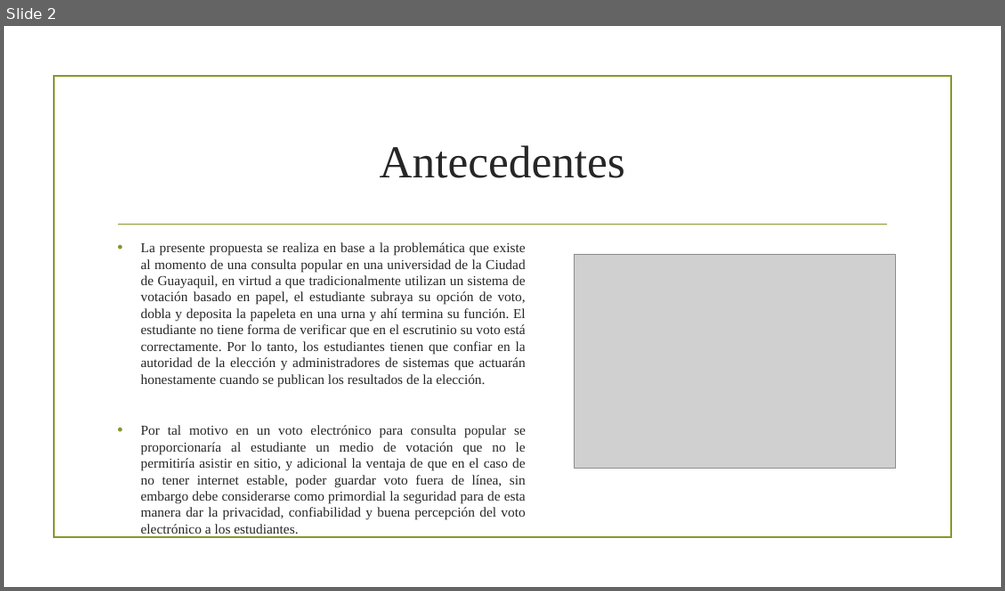
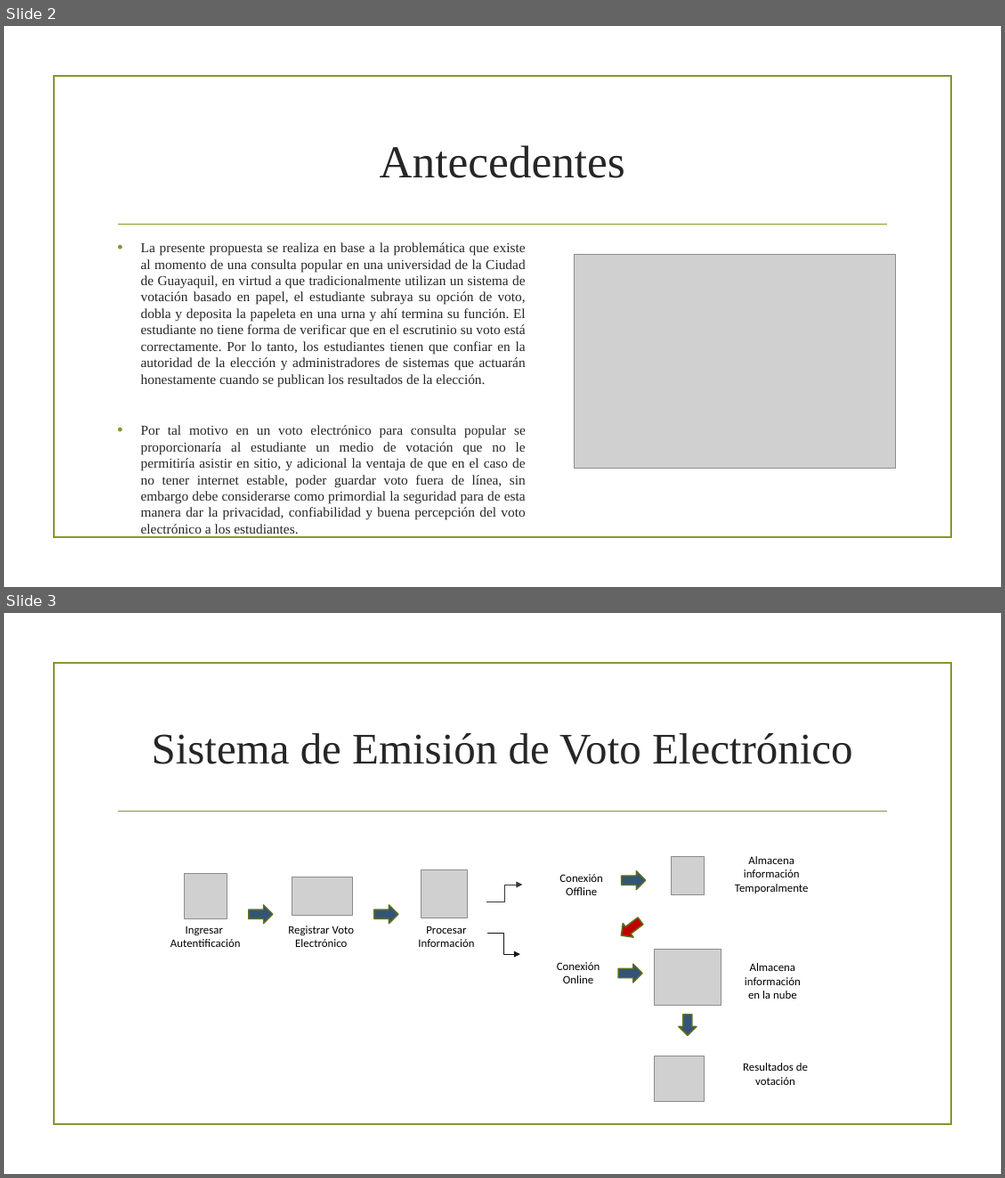
Before and after one commit to karin-romero/WT-Project, a slide deck: group6/Voto_Presentacion.pptx. Shown one above the other, each under a label of ours: slide 2 before the commit, slides 2 and 3 after it. The pictures are 1005x591 and 1005x1178 pixels, drawn with LibreOffice and Linux fonts; fonts in the diff are those of the drawing; grey boxes stand for pictures; background and template pictures are left out. Boxes give left, top, right and bottom in pixels: in the first picture for what was removed or moved away, otherwise in the second. Text is boxed around its words. In the diff, an @@ line names an element or a change of style, - is before the commit and + after.

```diff
--- a/group6/Voto_Presentacion.pptx
+++ b/group6/Voto_Presentacion.pptx
@@ slide 3 added at (4,613,1001,1174), background picture (left out); not listed: 2 template elements that a slide beside it also shows @@
@@ title added at (152,733,853,764), 42 pt, text #262626 @@
+Sistema de Emisión de Voto Electrónico
@@ group added at (170,856,809,1102): 8 texts, 6 pictures, 4 right arrows, 2 down arrows, 2 elbow arrows @@
+Ingresar
+Autentificación
+Registrar Voto Electrónico
+Conexión Offline
+Conexión Online
+Procesar Información
+Almacena información Temporalmente
+Almacena información
+en la nube
+Resultados de votación
```
Also in this commit, not shown: 1 slide removed.
